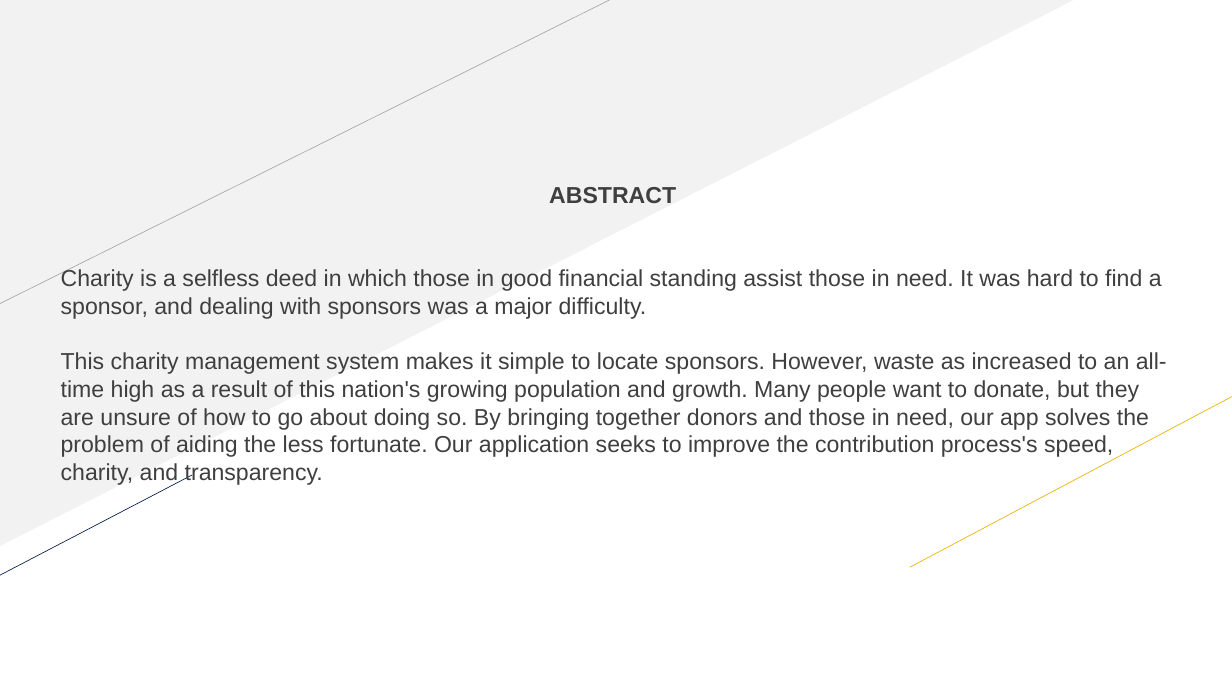
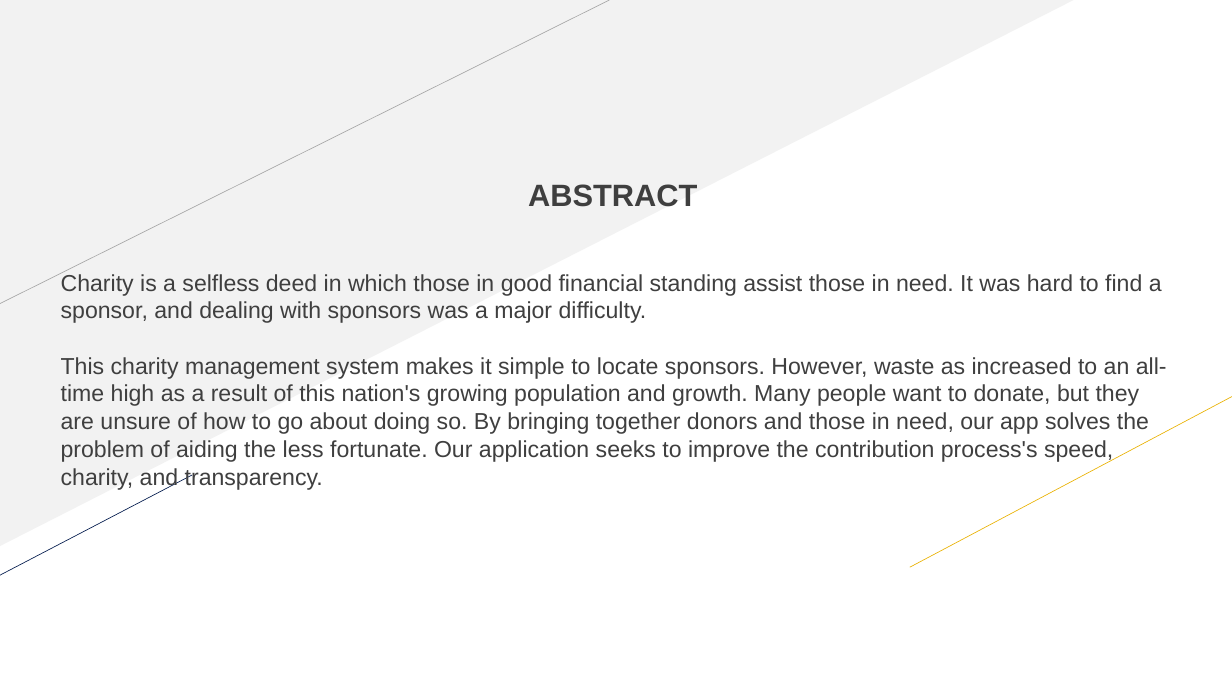
Before and after one commit to SharminAkter13/php_project, a slide deck: slide 4 of project_proposal/1288188_Sharmin_Akter.pptx. Drawn at 1232x693 pixels with LibreOffice and Linux fonts; fonts in the diff are those of the drawing. Boxes give left, top, right and bottom in pixels: in the first picture for what was removed or moved away, otherwise in the second. Text is boxed around its words. In the diff, an @@ line names an element or a change of style, - is before the commit and + after.

```diff
--- a/project_proposal/1288188_Sharmin_Akter.pptx
+++ b/project_proposal/1288188_Sharmin_Akter.pptx
@@ text at (x1=528, y1=184, x2=697, y2=207): size 18 to 24 pt in "ABSTRACT" @@
```
Also in this commit, not shown: 15 other slides changed.
